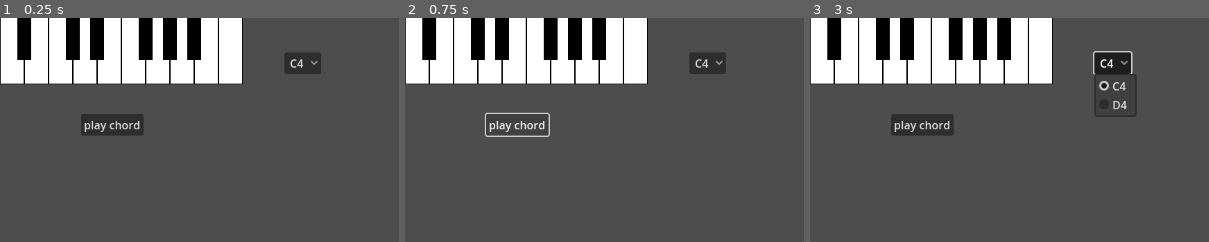
Above: before the commit, frames 1-3 (left to right).
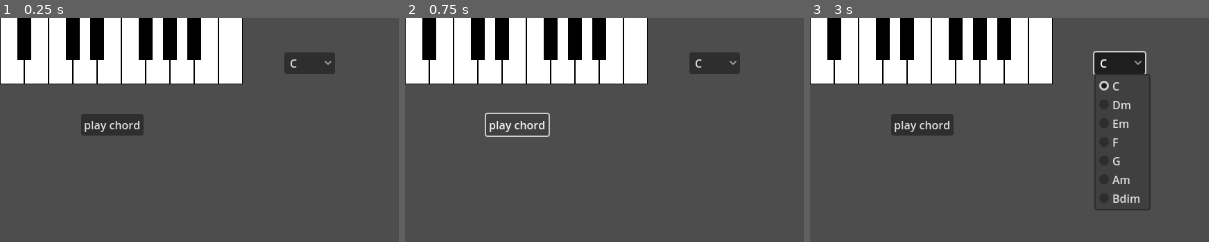
Above: after the commit, the same moments.

Repository: mjXmsdgh/godot_piano
Game: Godot game, scene res://scenes/main.tscn
Same seed, same stepped clock (60 frames per second), same inputs: the game is played once before the commit and once after it. The project has no main scene, so this scene is started directly.
Inputs (mouse positions are % of the whole screen's width and height, from its top left):
- Up to frame 1 (0.25 s): no input
- Up to frame 2 (0.75 s): click "play chord" at 0.5 s
- Up to frame 3 (3 s): click "play chord" at 1.25 s; click (2, 8) at 2.02 s; click "C4" (after the commit: "C") at 2.75 s
The pictures show only the part of the screen within x 0-50%, y 1-51%; the shares and areas given below are measured in that part.

The runs differ from the first frame. In frame 1, 0.4% of the frame differs, in the area x 74-84%, y 15-25%; in frame 2, 0.4%; in frame 3, 1.7%, in the area x 71-86%, y 14-86%.

Commit message:
add_item

Diff:
--- a/godot_piano/scripts/chord_option_button.gd
+++ b/godot_piano/scripts/chord_option_button.gd
@@ -10,6 +10,14 @@
 
 	add_item("C4")
 	add_item("D4")
+
+	var chord_data:Dictionary=code_manager.chord_data
+
+	clear()
+
+	for chord_name in chord_data:
+		add_item(str(chord_name))
+
 	pass # Replace with function body.
 
 
